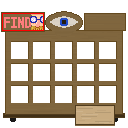
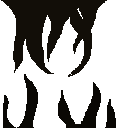
Revision of a layered (128, 128) image; what changed, layer by layer:
removed layer "Layer 7" over (x1=30, y1=14, x2=43, y2=30)
painted on "Layer 8" over (x1=1, y1=0, x2=125, y2=128)
removed layer "Layer 5" over (x1=1, y1=12, x2=45, y2=32)
removed layer "Layer 3" over (x1=2, y1=11, x2=126, y2=126)
removed layer "Layer 4" over (x1=10, y1=116, x2=118, y2=122)
